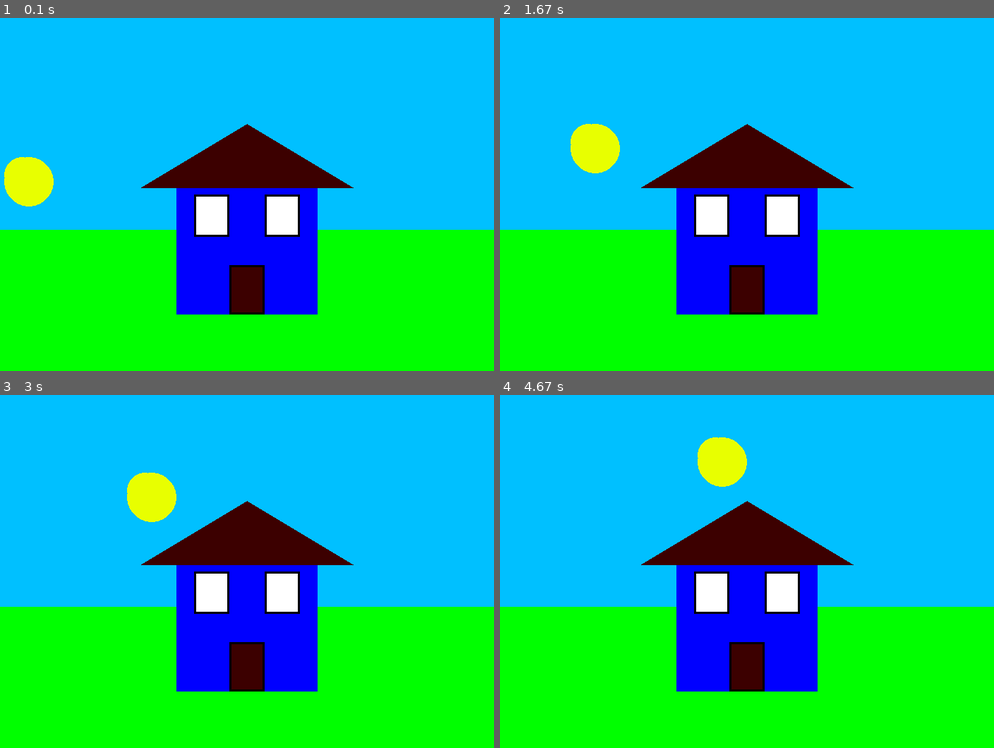
Above: before the commit, frames 1-4 (two rows, left to right).
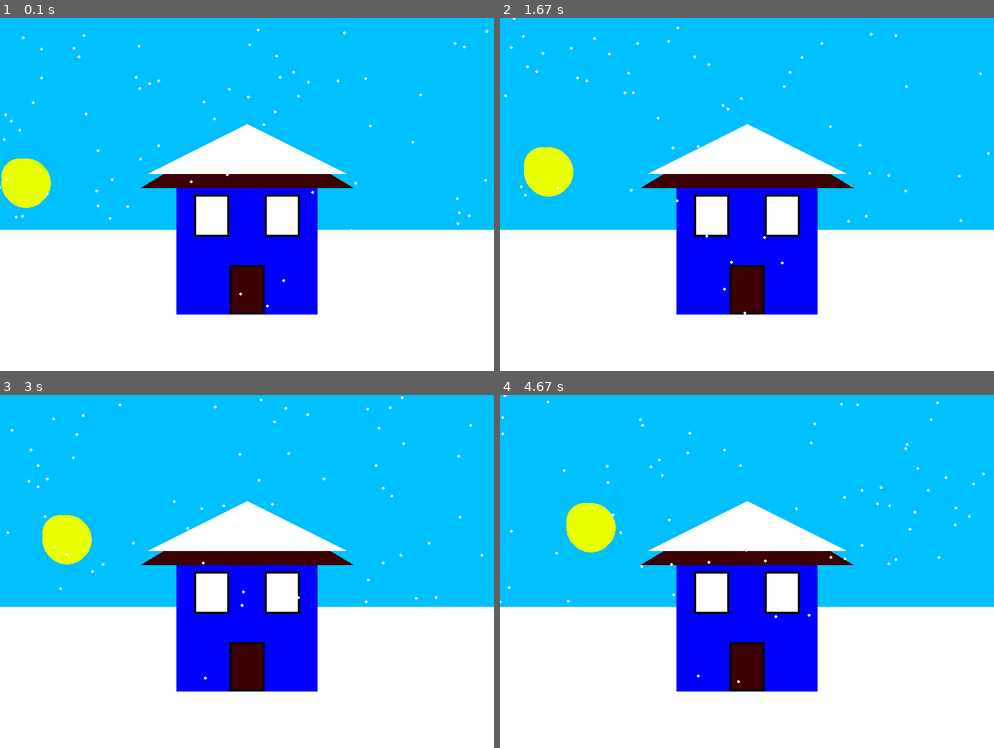
Above: after the commit, the same moments.

Repository: ctepickering/ctepickering-tasks
Game: pygame game, started from PYGAME/display.py
Same seed, same stepped clock (60 frames per second), same inputs: the game is played once before the commit and once after it.
Inputs:
- Up to frame 1 (0.1 s): no input
- Up to frame 2 (1.67 s): no input
- Up to frame 3 (3 s): no input
- Up to frame 4 (4.67 s): no input

The runs differ from the first frame. In frame 1, 36% of the frame differs, in the area x 0-100%, y 3-100%; in frame 2, 38%; in frame 3, 38%; in frame 4, 38%, in the area x 0-100%, y 0-100%.

Commit message:
pong try

Diff:
--- a/PYGAME/display.py
+++ b/PYGAME/display.py
@@ -1,5 +1,6 @@
 import pygame
 import math
+import random
 # Define some colors
 BLACK    = (   0,   0,   0)
 WHITE    = ( 255, 255, 255)
@@ -62,20 +63,29 @@
     # --- Drawing code should go here
     pygame.draw.ellipse(screen,sun,[xval,yval,70,70])
     pygame.draw.ellipse(screen,moon,[xval,yval,50,50])
+    for i in range(50):
+        x = random.randrange(0, 700)
+        y = random.randrange(0, 500)
+        pygame.draw.circle(screen, WHITE, [x, y], 2)
 
-    pygame.draw.rect(screen,GREEN,[0,300,700,200])
+    pygame.draw.rect(screen,WHITE,[0,300,700,200])
     pygame.draw.rect(screen,BLUE,[250,220,200,200])
     pygame.draw.polygon(screen, BROWN, [[350,150], [200,240], [500,240]])
+    pygame.draw.polygon(screen, WHITE, [[350,150], [210,220], [490,220]])
     pygame.draw.rect(screen,WHITE,[275,250,50,60])
     pygame.draw.rect(screen,WHITE,[375,250,50,60])
     pygame.draw.rect(screen,BLACK,[275,250,50,60], 3)
     pygame.draw.rect(screen,BLACK,[375,250,50,60], 3)
     pygame.draw.rect(screen,BROWN,[325,350,50,70])
     pygame.draw.rect(screen,BLACK,[325,350,50,70], 3)
+    for i in range(50):
+        x = random.randrange(0, 700)
+        y = random.randrange(0, 500)
+        pygame.draw.circle(screen, WHITE, [x, y], 2)
     # --- Go ahead and update the screen with what we've drawn.
     pygame.display.flip()
 
     # --- Limit to 60 frames per second
-    clock.tick(60)
+    clock.tick(20)
     #next
 #endwhile
--- /dev/null
+++ b/PYGAME/pong.py
@@ -0,0 +1,81 @@
+import pygame
+import math
+import random
+
+# Define some colors
+white = ((255,255,255))
+blue = ((0,0,255))
+green = ((0,255,0))
+red = ((255,0,0))
+black = ((0,0,0))
+orange = ((255,100,10))
+yellow = ((255,255,0))
+blue_green = ((0,255,170))
+marroon = ((115,0,0))
+lime = ((180,255,100))
+pink = ((255,100,180))
+purple = ((240,0,255))
+gray = ((127,127,127))
+magenta = ((255,0,230))
+brown = ((100,40,0))
+forest_green = ((0,50,0))
+navy_blue = ((0,0,100))
+rust = ((210,150,75))
+dandilion_yellow = ((255,200,0))
+highlighter = ((255,255,100))
+sky_blue = ((0,255,255))
+light_gray = ((200,200,200))
+dark_gray = ((50,50,50))
+tan = ((230,220,170))
+coffee_brown =((200,190,140))
+moon_glow = ((235,245,255))
+colours = [blue,green,red,yellow,purple,pink,orange,blue_green]
+size = (800, 500)
+screen = pygame.display.set_mode(size)
+done=False
+
+# Starting position of the rectangle
+rect_x = 380
+rect_y = 230
+count=0
+user_y = 190
+follow_y=190
+# Speed and direction of rectangle
+x_change = 5
+y_change = 5
+follow_change = 3
+clock = pygame.time.Clock()
+random1=blue
+# -------- Main Program Loop -----------
+while done == False:
+
+    for event in pygame.event.get(): # User did something
+        if event.type == pygame.QUIT: # If user clicked close
+            done = True # Flag that we are done so we exit this loop
+
+    # Set the screen background
+    screen.fill(random1)
+    # Draw the rectangle
+    pygame.draw.rect(screen, white, [rect_x, rect_y, 20, 20])
+    pygame.draw.rect(screen, black, [rect_x, rect_y, 20, 20], 2)
+    pygame.draw.rect(screen, black, [20, user_y, 20, 120])
+    pygame.draw.rect(screen, black, [760, follow_y, 20, 120])
+
+
+    # Move the rectangle starting point
+    if y_change > 0 :
+        follow_y = rect_y -60
+    else :
+       follow_y = rect_y +60
+    rect_x = rect_x + x_change
+    rect_y = rect_y + y_change
+    if rect_y > 480 or rect_y < 0:
+        y_change = y_change * -1
+        random1= random.choice(colours)
+    elif rect_x > 780 or rect_x <0:
+        x_change = x_change * -1
+        random1= random.choice(colours)
+    pygame.display.flip()
+
+    clock.tick(60)
+#end while
